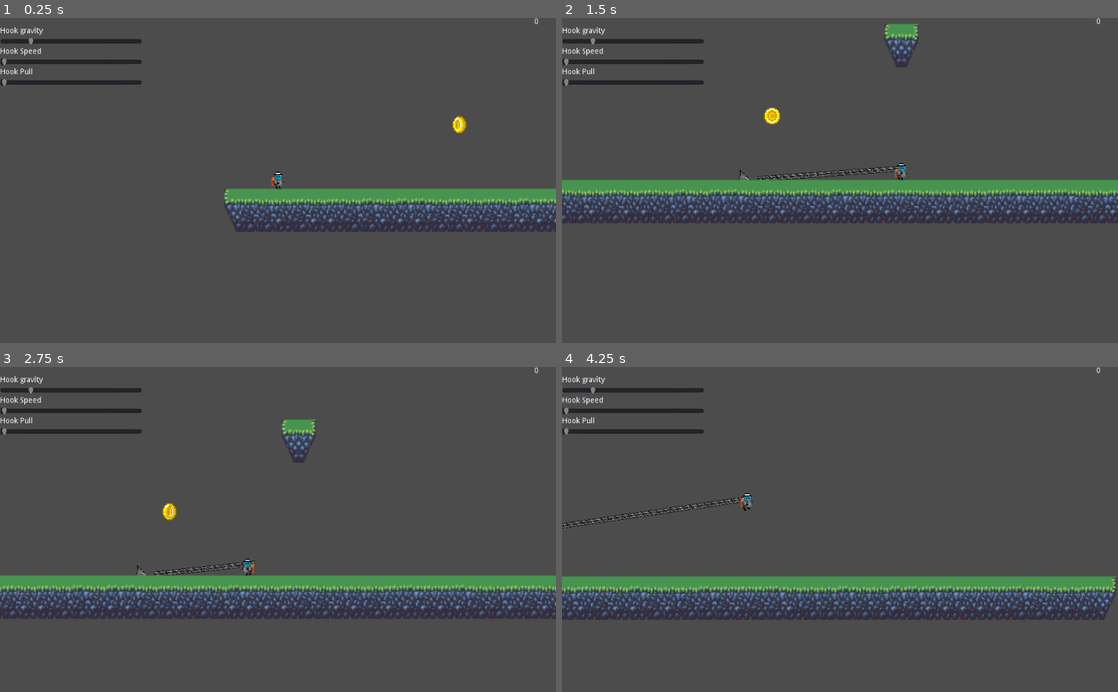
Above: before the commit, frames 1-4 (two rows, left to right).
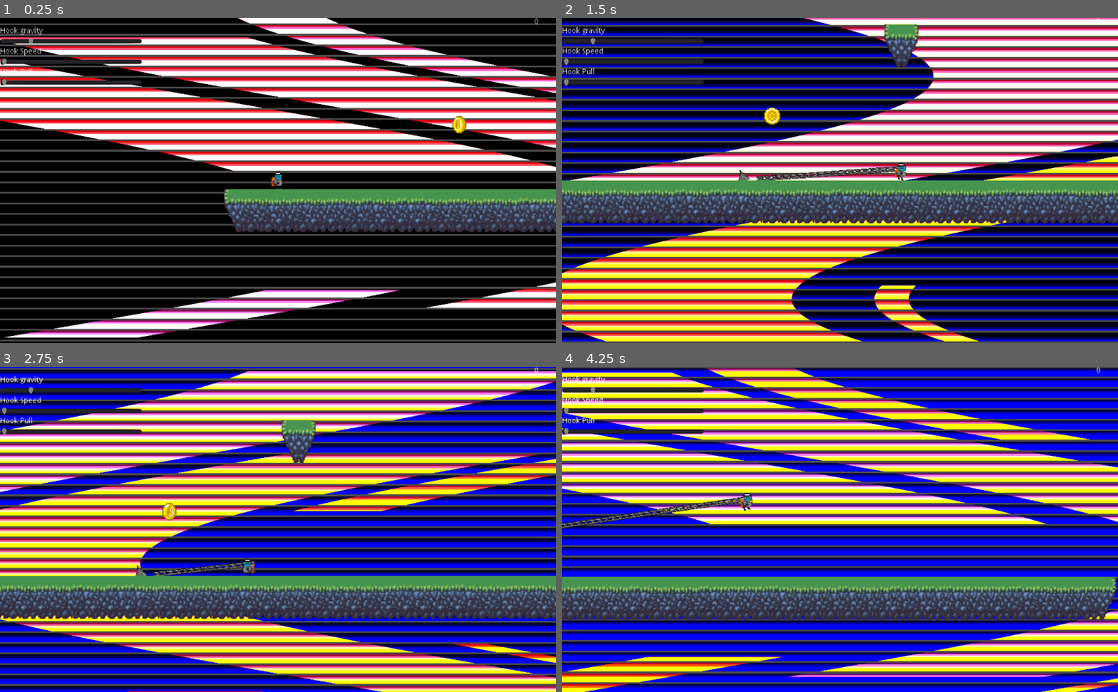
Above: after the commit, the same moments.

Repository: Maxic/grapple-prototype
Game: Godot game, scene res://main.tscn
Same seed, same stepped clock (60 frames per second), same inputs: the game is played once before the commit and once after it.
Inputs (mouse positions are in pixels of both pictures, inside the frame that each line leads up to):
- Up to frame 1 (0.25 s): no input
- Up to frame 2 (1.5 s): move the mouse to (962, 164) at 0.52 s; hold D (right) from 0.53 s (still down); click (962, 164) at 0.67 s; tap Space (jump) at 0.77 s; move the mouse to (728, 196) at 1.27 s
- Up to frame 3 (2.75 s): tap Space (jump) at 1.52 s; move the mouse to (333, 458) at 2.02 s; release D (right) at 2.03 s; hold A (left) from 2.03 s (still down)
- Up to frame 4 (4.25 s): move the mouse to (812, 594) at 2.77 s; release A (left) at 2.78 s; hold D (right) from 2.78 s (still down); click (812, 594) at 2.92 s; tap Space (jump) at 3.02, 3.77 s; move the mouse to (1006, 578) at 3.52 s

The runs differ from the first frame. In frame 1, 78% of the frame differs, in the area x 0-100%, y 0-100%; in frame 2, 73%; in frame 3, 75%; in frame 4, 75%.

Commit message:
shader background

Diff:
--- a/main.tscn
+++ b/main.tscn
@@ -1,10 +1,75 @@
-[gd_scene load_steps=25 format=2]
+[gd_scene load_steps=30 format=2]
 
 [ext_resource path="res://obj_scenes/Player.tscn" type="PackedScene" id=1]
 [ext_resource path="res://obj_scenes/Coin.tscn" type="PackedScene" id=2]
 [ext_resource path="res://assets/tiles.png" type="Texture" id=3]
 [ext_resource path="res://UI.tscn" type="PackedScene" id=4]
 [ext_resource path="res://scripts/Control.gd" type="Script" id=5]
+[ext_resource path="res://assets/Squares.png" type="Texture" id=6]
+
+[sub_resource type="Shader" id=20]
+code = "/*
+Earthbound battle backgrounds shader with scrolling effect and palette cycling like in the original game.
+@retr0_dev
+
+Apply the shader to a TextureRect or a Sprite. Use a texture with some shapes in a transparent background for best results.
+You can then use a ColorRect or another method to paint the background.
+You can use the shader on multiple TextureRects and obtain a double-buffer effect tweaking the values for each one, remember to Make Unique the shader material.
+*/
+shader_type canvas_item;
+
+uniform float screen_height = 640.0;
+uniform float amplitude = 0.075;
+uniform float frequency = 10.0;
+uniform float speed = 2.0;
+uniform float amplitude_vertical = 0.0;
+uniform float frequency_vertical = 0.0;
+uniform float speed_vertical = 0.0;
+uniform vec2 scroll_direction = vec2(0.0, 0.0);
+uniform float scrolling_speed = 0.08;
+uniform bool enable_palette_cycling = false;
+uniform sampler2D palette;
+uniform float palette_speed = 0.1;
+
+
+
+void fragment()
+{
+	float diff_x = amplitude * sin((frequency * UV.y) + (speed * TIME));
+	float diff_y = amplitude_vertical * sin(UV.y * frequency_vertical + TIME * speed_vertical);
+	vec2 scroll = scroll_direction * TIME * scrolling_speed;
+	vec4 tex = texture(TEXTURE, vec2(UV.x + diff_x, UV.y + diff_y) + scroll);
+	float palette_swap = mod(tex.r - TIME * palette_speed, 1.0);
+
+	if (enable_palette_cycling)
+	{
+		COLOR = vec4(texture(palette, vec2(palette_swap, 0)).rgb, tex.a);
+	}
+	else COLOR = tex;
+	COLOR = mix(vec4(0.0), COLOR, float(int(UV.y * screen_height) % 6));
+}"
+
+[sub_resource type="Gradient" id=22]
+offsets = PoolRealArray( 0, 0.518519, 1 )
+colors = PoolColorArray( 0.929688, 0, 0, 0, 0.14611, 0.100891, 0.679688, 0.156863, 0.929412, 0, 0, 0 )
+
+[sub_resource type="GradientTexture" id=23]
+gradient = SubResource( 22 )
+
+[sub_resource type="ShaderMaterial" id=21]
+shader = SubResource( 20 )
+shader_param/screen_height = 300.0
+shader_param/amplitude = 0.455
+shader_param/frequency = 7.438
+shader_param/speed = 1.469
+shader_param/amplitude_vertical = 0.058
+shader_param/frequency_vertical = 1.586
+shader_param/speed_vertical = 2.037
+shader_param/scroll_direction = Vector2( 0, 0 )
+shader_param/scrolling_speed = 0.441
+shader_param/enable_palette_cycling = true
+shader_param/palette_speed = 0.087
+shader_param/palette = SubResource( 23 )
 
 [sub_resource type="ConvexPolygonShape2D" id=1]
 points = PoolVector2Array( 0, 8.06643, 16, 8.00211, 16, 16, 0, 16 )
@@ -196,20 +261,47 @@
 
 [node name="main" type="Node2D"]
 
-[node name="Control" type="Node2D" parent="."]
+[node name="Interact" type="Node2D" parent="."]
 script = ExtResource( 5 )
 
-[node name="Player" parent="Control" instance=ExtResource( 1 )]
+[node name="Player" parent="Interact" instance=ExtResource( 1 )]
 collision_layer = 2
 
-[node name="TileMap" type="TileMap" parent="Control"]
+[node name="Background" type="TextureRect" parent="Interact/Player"]
+show_behind_parent = true
+material = SubResource( 21 )
+anchor_left = 0.5
+anchor_top = 0.5
+anchor_right = 0.5
+anchor_bottom = 0.5
+margin_left = -394.783
+margin_top = -252.414
+margin_right = 885.217
+margin_bottom = 467.586
+rect_scale = Vector2( 0.641636, 0.675465 )
+texture = ExtResource( 6 )
+__meta__ = {
+"_edit_use_anchors_": false
+}
+
+[node name="ColorRect" type="ColorRect" parent="Interact/Player/Background"]
+modulate = Color( 0.0156863, 0.14902, 0.466667, 1 )
+show_behind_parent = true
+use_parent_material = true
+anchor_right = 1.0
+anchor_bottom = 1.0
+__meta__ = {
+"_edit_use_anchors_": false
+}
+
+[node name="TileMap" type="TileMap" parent="Interact"]
 tile_set = SubResource( 19 )
 cell_size = Vector2( 16, 16 )
 cell_quadrant_size = 24
 format = 1
 tile_data = PoolIntArray( 1310754, 1, 0, 1310755, 1, 5, 1376290, 1, 65536, 1376291, 1, 65541, 1441826, 1, 131072, 14418 …(3654 unchanged characters)…
 
-[node name="Coin" parent="Control" instance=ExtResource( 2 )]
+[node name="Coin" parent="Interact" instance=ExtResource( 2 )]
 position = Vector2( 216.572, 508.948 )
 
 [node name="UI" parent="." instance=ExtResource( 4 )]
--- a/scripts/UI.gd
+++ b/scripts/UI.gd
@@ -11,7 +11,7 @@
 
 # Called when the node enters the scene tree for the first time.
 func _ready():
-	var control_node = get_node("/root/main/Control")
+	var control_node = get_node("/root/main/Interact")
 	control_node.connect("coin_increment", self, "handle_coin_increment")
 
 
Binary file added: assets/Squares.png
Not shown, added: assets/Squares.png.import
